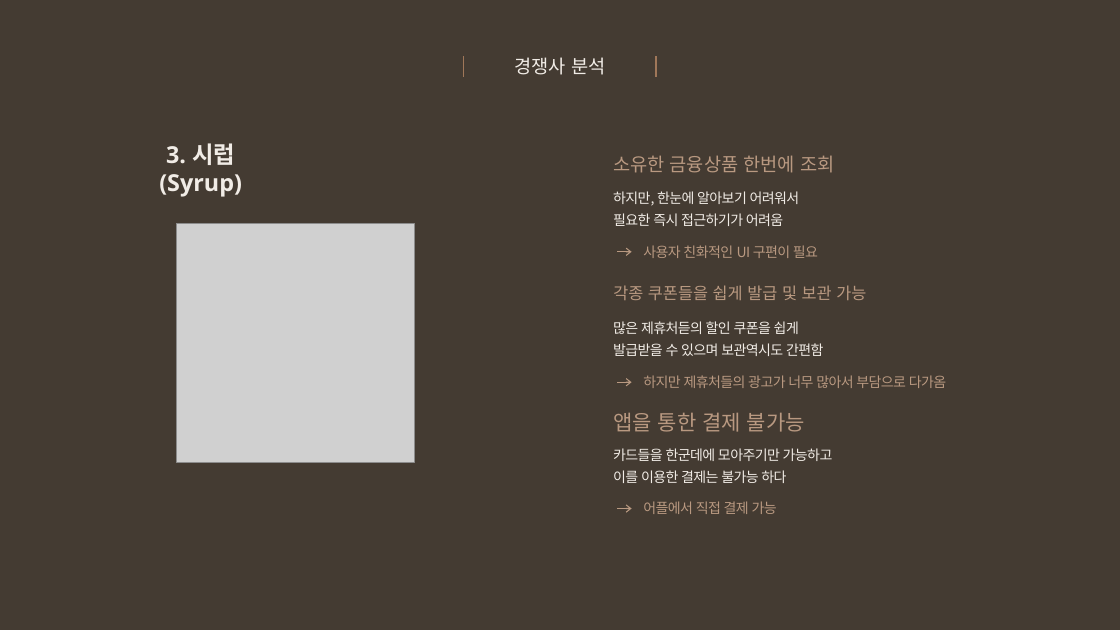
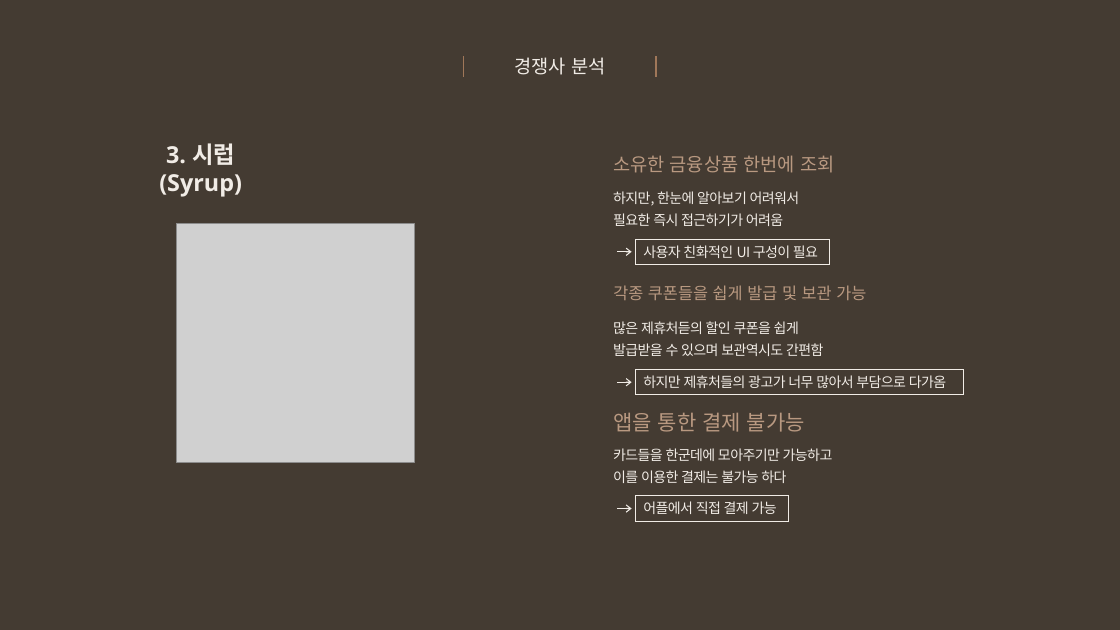
Before and after one commit to snr1229/Content_designing_Presentations, a slide deck: slide 15 of 사업계획서/Week10/EWon_중간고사대체 발표자료_2차.pptx (slide 13 before the commit). Drawn at 1120x630 pixels with LibreOffice and Linux fonts; fonts in the diff are those of the drawing; grey boxes stand for pictures. Boxes give left, top, right and bottom in pixels: in the first picture for what was removed or moved away, otherwise in the second. Text is boxed around its words. In the diff, an @@ line names an element or a change of style, - is before the commit and + after.

```diff
--- a/사업계획서/Week10/EWon_중간고사대체 발표자료_2차.pptx
+++ b/사업계획서/Week10/EWon_중간고사대체 발표자료_2차.pptx
@@ rectangle "사용자 친화적인 UI 구성이 필요": place and size @@
-rectangle "사용자 친화적인 UI 구성이 필요" at [643,245,818,258]
+rectangle "사용자 친화적인 UI 구성이 필요" at [635,239,829,265]
@@ rectangle "사용자 친화적인 UI 구성이 필요" at [635,239,829,265]: outline none to #F1ECE6 0.75 pt @@
@@ arrow (618, 252) - (632, 252): stroke #B99981 1 pt to #F1ECE6 1 pt @@
@@ text in rectangle at [643,245,818,258]: text changed; text colour #B99981 to #F1ECE6 @@
-사용자 친화적인 UI 구편이 필요
+사용자 친화적인 UI 구성이 필요
@@ arrow (618, 382) - (632, 382): stroke #B99981 1 pt to #F1ECE6 1 pt @@
@@ rectangle "하지만 제휴처들의 광고가 너무 많아서 ..." at [635,370,963,395]: text colour #B99981 to #F1ECE6; outline none to #F1ECE6 0.75 pt @@
@@ rectangle "하지만 제휴처들의 광고가 너무 많아서 ...": place and size @@
-rectangle "하지만 제휴처들의 광고가 너무 많아서 ..." at [643,375,946,388]
+rectangle "하지만 제휴처들의 광고가 너무 많아서 ..." at [635,370,963,395]
@@ arrow (618, 508) - (632, 508): stroke #B99981 1 pt to #F1ECE6 1 pt @@
@@ rectangle "어플에서 직접 결제 가능": place and size @@
-rectangle "어플에서 직접 결제 가능" at [643,501,777,514]
+rectangle "어플에서 직접 결제 가능" at [635,496,789,521]
@@ rectangle "어플에서 직접 결제 가능" at [635,496,789,521]: text colour #B99981 to #F1ECE6; outline none to #F1ECE6 0.75 pt @@
```
Also in this commit, not shown: 8 other slides changed, 8 slides added, 3 slides removed, 1 other file.
